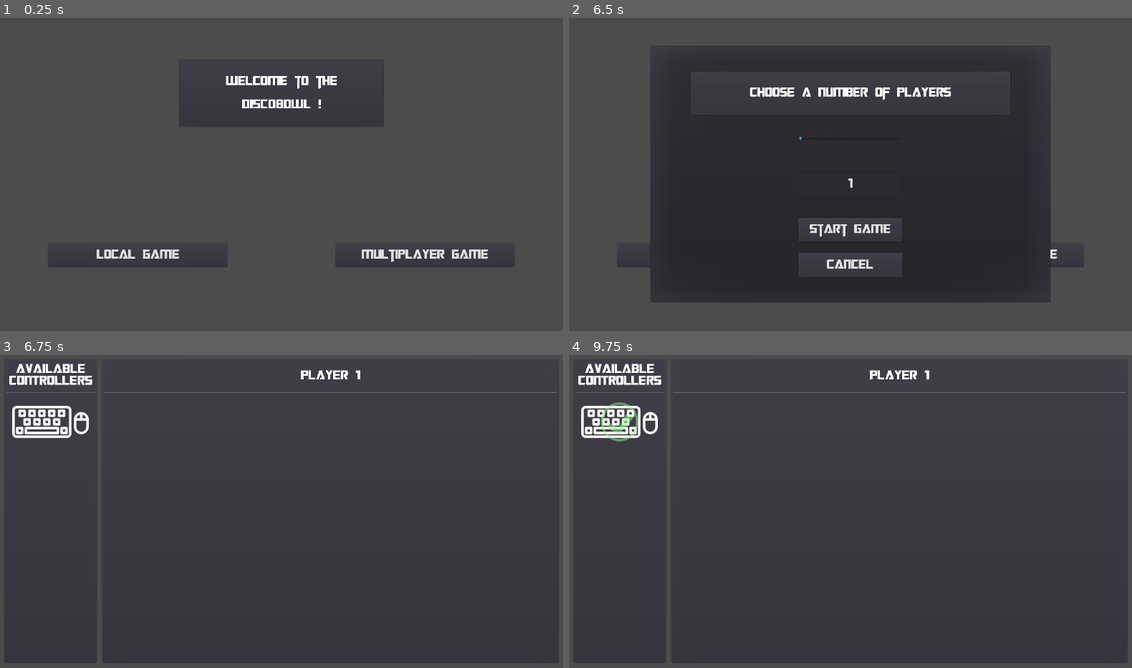
Above: before the commit, frames 1-4 (two rows, left to right).
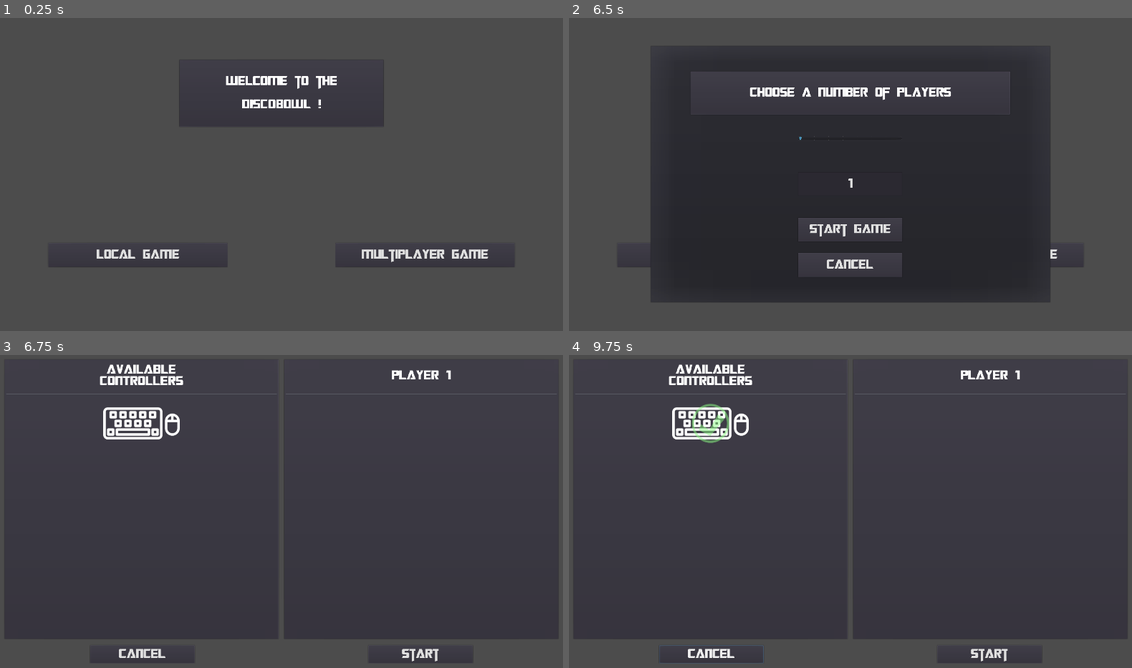
Above: after the commit, the same moments.

Repository: Reituag/DiscoBowl
Game: Godot game, scene res://Sources/UI/Menus/MainMenu.tscn
The game is run twice, just before and just after one commit, with the same random seed, the same clock (stepped at 60 frames per second) and the same inputs. This scene is started directly instead of the project's main scene.
Inputs (mouse positions are in pixels of both pictures, inside the frame that each line leads up to):
- Up to frame 1 (0.25 s): no input
- Up to frame 2 (6.5 s): click "Local Game" at 0.5 s; click "Cancel" at 1.25 s; click "Multiplayer Game" at 2 s; move the mouse to (974, 158) at 2.77 s; hold Right (ui_right) 2.78-3.53 s; tap Z at 2.85 s; click (974, 158) at 2.92 s; move the mouse to (737, 190) at 3.52 s; hold Down 3.53-4.28 s; tap Q at 3.6, 5.1, 5.85 s; tap Enter (ui_accept) at 4.25, 5.75, 6.02 s; move the mouse to (906, 102) at 4.27 s; hold Right (ui_right) 4.28-5.03 s; tap Space at 4.35 s; move the mouse to (822, 237) at 5.02 s; hold Up 5.03-5.78 s; click (822, 237) at 5.17 s; move the mouse to (1025, 221) at 5.77 s; hold Left (ui_left) from 5.78 s (still down)
- Up to frame 3 (6.75 s): release Left (ui_left) at 6.5 s; click "Start Game" at 6.5 s
- Up to frame 4 (9.75 s): click (709, 655) at 7.25 s, where only the run after the commit has a clickable "Cancel"; click (991, 655) at 8 s, where only the run after the commit has a clickable "Start"; click (991, 655) at 8.75 s, where only the run after the commit has a clickable "Start"; tap Enter (ui_accept) at 9.5 s; move the mouse to (675, 461) at 9.52 s; hold Left (ui_left) from 9.53 s (still down); tap Space at 9.6 s

Frames 1-2 are identical in both runs. In frame 3, 3.9% of the frame differs, in the area x 1-99%, y 2-99%; in frame 4, 4.3%.

Commit message:
Naming corrections
Directory  "CharacterSelection" changes to "ControllerSelection" as the menu inside allows to link controller with players. No characters are selected at this moment.

Diff:
--- a/Project/Sources/UI/CharacterSelection/CharSelect_Menu.tscn
+++ /dev/null
@@ -1,75 +0,0 @@
-[gd_scene load_steps=3 format=2]
-
-[ext_resource path="res://Art/game_theme.tres" type="Theme" id=1]
-[ext_resource path="res://Sources/UI/CharacterSelection/CharSelect_Menu.gd" type="Script" id=3]
-
-[node name="CharSelect_Menu" type="ScrollContainer"]
-anchor_right = 1.0
-anchor_bottom = 1.0
-margin_left = 30.0
-margin_top = 30.0
-margin_right = -30.0
-margin_bottom = -30.0
-script = ExtResource( 3 )
-__meta__ = {
-"_edit_use_anchors_": false
-}
-
-[node name="HBoxContainer" type="HBoxContainer" parent="."]
-margin_right = 1860.0
-margin_bottom = 1020.0
-size_flags_horizontal = 3
-size_flags_vertical = 3
-custom_constants/separation = 15
-__meta__ = {
-"_edit_use_anchors_": false
-}
-
-[node name="Controllers" type="PanelContainer" parent="HBoxContainer"]
-margin_right = 313.0
-margin_bottom = 1020.0
-
-[node name="VBoxContainer" type="VBoxContainer" parent="HBoxContainer/Controllers"]
-margin_left = 7.0
-margin_top = 7.0
-margin_right = 306.0
-margin_bottom = 1013.0
-custom_constants/separation = 10
-
-[node name="MarginContainer" type="MarginContainer" parent="HBoxContainer/Controllers/VBoxContainer"]
-margin_right = 299.0
-margin_bottom = 95.0
-custom_constants/margin_right = 10
-custom_constants/margin_top = 10
-custom_constants/margin_left = 10
-custom_constants/margin_bottom = 10
-
-[node name="Label" type="Label" parent="HBoxContainer/Controllers/VBoxContainer/MarginContainer"]
-margin_left = 10.0
-margin_top = 10.0
-margin_right = 289.0
-margin_bottom = 85.0
-grow_horizontal = 2
-grow_vertical = 2
-size_flags_horizontal = 3
-size_flags_vertical = 1
-theme = ExtResource( 1 )
-text = "Available
-Controllers"
-align = 1
-valign = 1
-uppercase = true
-__meta__ = {
-"_edit_use_anchors_": false
-}
-
-[node name="HSeparator" type="HSeparator" parent="HBoxContainer/Controllers/VBoxContainer"]
-margin_top = 105.0
-margin_right = 299.0
-margin_bottom = 109.0
-
-[node name="List" type="VBoxContainer" parent="HBoxContainer/Controllers/VBoxContainer"]
-margin_top = 119.0
-margin_right = 299.0
-margin_bottom = 119.0
-alignment = 1
--- a/Project/Sources/UI/CharacterSelection/CharacterSelector.gd
+++ b/Project/Sources/UI/ControllerSelection/CharacterSelector.gd
@@ -1,7 +1,7 @@
 extends PanelContainer
 
 export var character_name = 'PlayerX' setget set_name
-onready var _name = $VBoxContainer/MarginContainer/Label
+onready var _name = $VBoxContainer/Label
 onready var list = $VBoxContainer/CtrlerList
 
 
--- a/Project/Sources/UI/CharacterSelection/CharacterSelector.tscn
+++ b/Project/Sources/UI/ControllerSelection/CharacterSelector.tscn
@@ -1,11 +1,7 @@
-[gd_scene load_steps=4 format=2]
+[gd_scene load_steps=3 format=2]
 
-[ext_resource path="res://Sources/UI/CharacterSelection/CharacterSelector.gd" type="Script" id=1]
-[ext_resource path="res://Art/Fonts/Transformers Movie.ttf" type="DynamicFontData" id=2]
-
-[sub_resource type="DynamicFont" id=1]
-size = 48
-font_data = ExtResource( 2 )
+[ext_resource path="res://Sources/UI/ControllerSelection/CharacterSelector.gd" type="Script" id=1]
+[ext_resource path="res://Art/game_theme.tres" type="Theme" id=2]
 
 [node name="CharacterSelector" type="PanelContainer"]
 margin_right = 300.0
@@ -23,25 +19,17 @@
 margin_top = 7.0
 margin_right = 293.0
 margin_bottom = 193.0
+custom_constants/separation = 10
 
-[node name="MarginContainer" type="MarginContainer" parent="VBoxContainer"]
+[node name="Label" type="Label" parent="VBoxContainer"]
 margin_right = 286.0
 margin_bottom = 100.0
-custom_constants/margin_right = 10
-custom_constants/margin_top = 32
-custom_constants/margin_left = 10
-custom_constants/margin_bottom = 32
-
-[node name="Label" type="Label" parent="VBoxContainer/MarginContainer"]
-margin_left = 10.0
-margin_top = 32.0
-margin_right = 276.0
-margin_bottom = 68.0
 grow_horizontal = 2
 grow_vertical = 2
+rect_min_size = Vector2( 250, 100 )
 size_flags_horizontal = 3
 size_flags_vertical = 1
-custom_fonts/font = SubResource( 1 )
+theme = ExtResource( 2 )
 text = "Player X"
 align = 1
 valign = 1
@@ -51,12 +39,12 @@
 }
 
 [node name="HSeparator" type="HSeparator" parent="VBoxContainer"]
-margin_top = 104.0
+margin_top = 110.0
 margin_right = 286.0
-margin_bottom = 108.0
+margin_bottom = 114.0
 
 [node name="CtrlerList" type="VBoxContainer" parent="VBoxContainer"]
-margin_top = 112.0
+margin_top = 124.0
 margin_right = 286.0
-margin_bottom = 112.0
+margin_bottom = 124.0
 alignment = 1
--- a/Project/Sources/UI/CharacterSelection/ControllerIndicator.tscn
+++ b/Project/Sources/UI/ControllerSelection/ControllerIndicator.tscn
@@ -2,9 +2,9 @@
 
 [ext_resource path="res://Art/Icons/console.svg" type="Texture" id=1]
 [ext_resource path="res://Art/Icons/keyboard.svg" type="Texture" id=2]
-[ext_resource path="res://Sources/UI/CharacterSelection/ControllerIndicator.gd" type="Script" id=3]
-[ext_resource path="res://Art/Icons/empty.png" type="Texture" id=4]
-[ext_resource path="res://Art/Icons/locked.png" type="Texture" id=5]
+[ext_resource path="res://Art/Icons/empty.png" type="Texture" id=3]
+[ext_resource path="res://Art/Icons/locked.png" type="Texture" id=4]
+[ext_resource path="res://Sources/UI/ControllerSelection/ControllerIndicator.gd" type="Script" id=5]
 
 [node name="ControllerIndicator" type="CenterContainer"]
 margin_right = 256.0
@@ -12,7 +12,7 @@
 rect_scale = Vector2( 0.5, 0.5 )
 size_flags_horizontal = 3
 size_flags_vertical = 0
-script = ExtResource( 3 )
+script = ExtResource( 5 )
 __meta__ = {
 "_edit_use_anchors_": false
 }
--- a/Project/Sources/UI/CharacterSelection/CharSelect_Menu.gd
+++ b/Project/Sources/UI/ControllerSelection/CtrlerSelect_Menu.gd
@@ -1,11 +1,13 @@
 extends ScrollContainer
 
 # Scenes Import
-var char_selec = preload("res://Sources/UI/CharacterSelection/CharacterSelector.tscn")
-var ctrl_indic = preload("res://Sources/UI/CharacterSelection/ControllerIndicator.tscn")
+var char_selec = preload("res://Sources/UI/ControllerSelection/CharacterSelector.tscn")
+var ctrl_indic = preload("res://Sources/UI/ControllerSelection/ControllerIndicator.tscn")
 
 # VBox of the controller list
-onready var ctrler_list : VBoxContainer = $HBoxContainer/Controllers/VBoxContainer/List
+onready var ctrler_list : VBoxContainer = $VBoxContainer/CtrlerMatrix/Controllers/VBoxContainer/List
+# HBox containing controller list and player selectors
+onready var ctrler_matrix : HBoxContainer = $VBoxContainer/CtrlerMatrix
 
 # Matrix of controller indicators
 # Lines are indexed with keyboard and joypad, colums with player.
@@ -37,7 +39,7 @@
 		# Addition of a character_selection widget
 		var charSelect = char_selec.instance()
 		charSelect.character_name = "Player {n}".format({'n':i+1})
-		$HBoxContainer.add_child(charSelect)
+		ctrler_matrix.add_child(charSelect)
 		# Memorization of its controller list
 		player_lists.append(charSelect)
 
--- /dev/null
+++ b/Project/Sources/UI/ControllerSelection/CtrlerSelect_Menu.tscn
@@ -0,0 +1,98 @@
+[gd_scene load_steps=3 format=2]
+
+[ext_resource path="res://Sources/UI/ControllerSelection/CtrlerSelect_Menu.gd" type="Script" id=1]
+[ext_resource path="res://Art/game_theme.tres" type="Theme" id=2]
+
+[node name="CtrlerSelect_Menu" type="ScrollContainer"]
+anchor_right = 1.0
+anchor_bottom = 1.0
+margin_left = 30.0
+margin_top = 30.0
+margin_right = -30.0
+margin_bottom = -30.0
+script = ExtResource( 1 )
+__meta__ = {
+"_edit_use_anchors_": false
+}
+
+[node name="VBoxContainer" type="VBoxContainer" parent="."]
+margin_right = 1860.0
+margin_bottom = 1020.0
+size_flags_horizontal = 3
+size_flags_vertical = 3
+custom_constants/separation = 20
+
+[node name="CtrlerMatrix" type="HBoxContainer" parent="VBoxContainer"]
+margin_right = 1860.0
+margin_bottom = 940.0
+size_flags_horizontal = 3
+size_flags_vertical = 3
+custom_constants/separation = 15
+__meta__ = {
+"_edit_use_anchors_": false
+}
+
+[node name="Controllers" type="PanelContainer" parent="VBoxContainer/CtrlerMatrix"]
+margin_right = 1860.0
+margin_bottom = 940.0
+size_flags_horizontal = 3
+
+[node name="VBoxContainer" type="VBoxContainer" parent="VBoxContainer/CtrlerMatrix/Controllers"]
+margin_left = 7.0
+margin_top = 7.0
+margin_right = 1853.0
+margin_bottom = 933.0
+custom_constants/separation = 10
+
+[node name="Label" type="Label" parent="VBoxContainer/CtrlerMatrix/Controllers/VBoxContainer"]
+margin_right = 1846.0
+margin_bottom = 100.0
+grow_horizontal = 2
+grow_vertical = 2
+rect_min_size = Vector2( 350, 100 )
+size_flags_horizontal = 3
+size_flags_vertical = 1
+theme = ExtResource( 2 )
+text = "Available
+Controllers"
+align = 1
+valign = 1
+uppercase = true
+__meta__ = {
+"_edit_use_anchors_": false
+}
+
+[node name="HSeparator" type="HSeparator" parent="VBoxContainer/CtrlerMatrix/Controllers/VBoxContainer"]
+margin_top = 110.0
+margin_right = 1846.0
+margin_bottom = 114.0
+
+[node name="List" type="VBoxContainer" parent="VBoxContainer/CtrlerMatrix/Controllers/VBoxContainer"]
+margin_top = 124.0
+margin_right = 1846.0
+margin_bottom = 124.0
+alignment = 1
+
+[node name="Buttons" type="HBoxContainer" parent="VBoxContainer"]
+margin_top = 960.0
+margin_right = 1860.0
+margin_bottom = 1020.0
+size_flags_horizontal = 3
+
+[node name="Cancel" type="Button" parent="VBoxContainer/Buttons"]
+margin_left = 289.0
+margin_right = 639.0
+margin_bottom = 60.0
+rect_min_size = Vector2( 350, 60 )
+size_flags_horizontal = 6
+theme = ExtResource( 2 )
+text = "Cancel"
+
+[node name="Start" type="Button" parent="VBoxContainer/Buttons"]
+margin_left = 1221.0
+margin_right = 1571.0
+margin_bottom = 60.0
+rect_min_size = Vector2( 350, 60 )
+size_flags_horizontal = 6
+theme = ExtResource( 2 )
+text = "Start"
--- a/Project/Sources/UI/Menus/MainMenu.gd
+++ b/Project/Sources/UI/Menus/MainMenu.gd
@@ -1,6 +1,6 @@
 extends Control
 
-var CharSelectMenu = preload("res://Sources/UI/CharacterSelection/CharSelect_Menu.tscn")
+var CharSelectMenu = preload("res://Sources/UI/ControllerSelection/CtrlerSelect_Menu.tscn")
 
 # Memorization of children
 onready var localPopup = $PopupLocal
Renamed: Project/Sources/UI/CharacterSelection/ControllerIndicator.gd -> Project/Sources/UI/ControllerSelection/ControllerIndicator.gd
Not shown: 2 places in Project/Sources/UI/ControllerSelection/ControllerIndicator.tscn that only renumber resources
